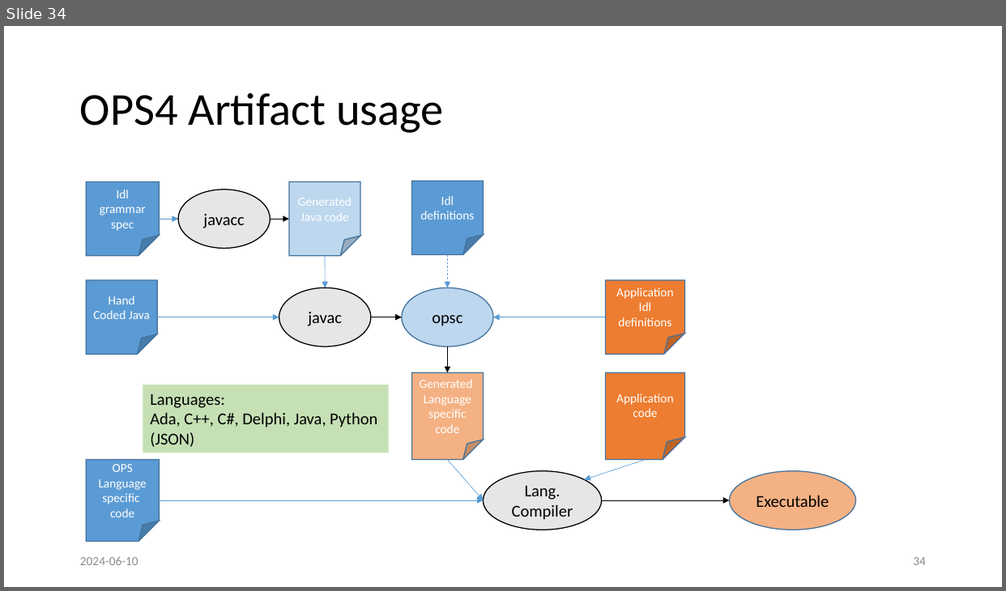
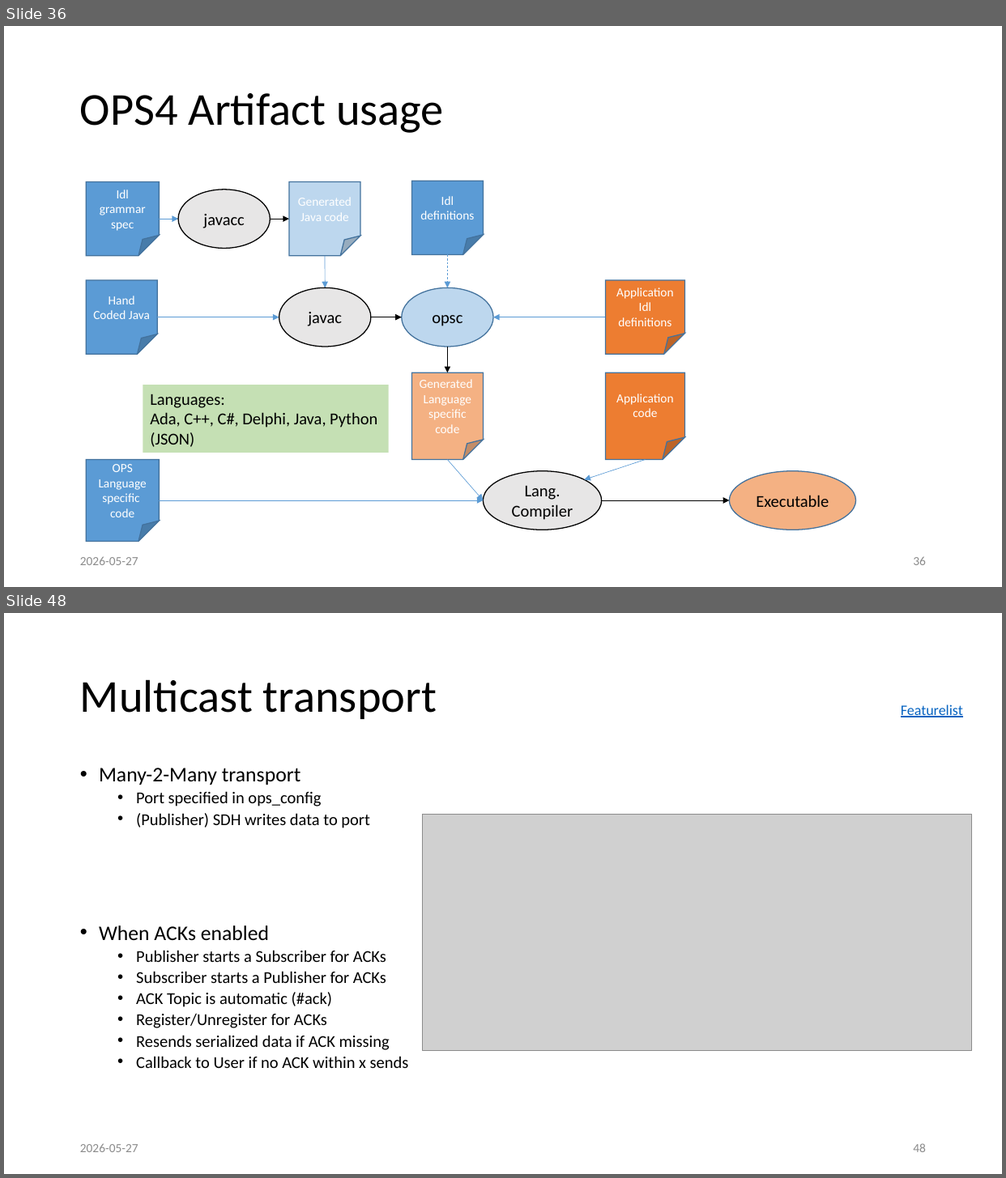
Before and after one commit to LelleAnd/ops, a slide deck: Doc/Ppt/OPS4 in depth.pptx. Shown one above the other, each under a label of ours: slide 34 before the commit, slides 36 and 48 after it; the slides between them are not shown. The pictures are 1006x591 and 1006x1178 pixels, drawn with LibreOffice and Linux fonts; fonts in the diff are those of the drawing; grey boxes stand for pictures. Boxes give left, top, right and bottom in pixels: in the first picture for what was removed or moved away, otherwise in the second. Text is boxed around its words. In the diff, an @@ line names an element or a change of style, - is before the commit and + after.

```diff
--- a/Doc/Ppt/OPS4 in depth.pptx
+++ b/Doc/Ppt/OPS4 in depth.pptx
@@ slide 48 added at (4,613,1002,1174), background #FFFFFF @@
@@ title added at (80,679,437,719), 44 pt, text #000000 @@
+Multicast transport
@@ text added at (901,705,963,717), 14 pt, text #0563C1, underline @@
+Featurelist
@@ text added at (99,768,409,1068), 16 pt, text #000000 @@
+• Many-2-Many transport
+  • Port specified in ops_config
+  • (Publisher) SDH writes data to port
+• When ACKs enabled
+  • Publisher starts a Subscriber for ACKs
+  • Subscriber starts a Publisher for ACKs
+  • ACK Topic is automatic (#ack)
+  • Register/Unregister for ACKs
+  • Resends serialized data if ACK missing
+  • Callback to User if no ACK within x sends
@@ picture added at (423,815,972,1051) @@
@@ text added at (80,1144,138,1152), 12 pt, text #8C8C8C @@
+2026-05-27
@@ page number added at (913,1144,926,1152), 12 pt, text #8C8C8C @@
+48
@@ what was slide 34 is now slide 36 @@
@@ slide 36 changed as well @@
@@ text at (80,557,138,565): text changed @@
-2024-06-10
+2026-05-27
@@ page number at (913,557,926,565): text changed @@
-34
+36
```
Also in this commit, not shown: 32 other slides changed, 18 other slides added, 4 slides removed.
